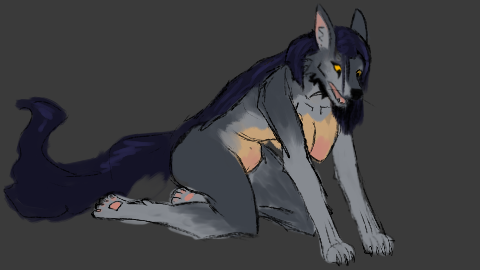
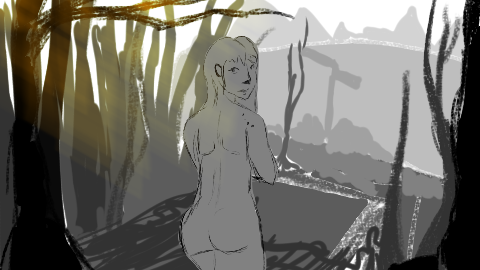
Comparing the layer stacks of the two 480x270 images. Changes:
added group "final" with 12 layers above "END" over [0, 0, 480, 270]
added layer "light" (addition) in group "final" over [0, 0, 256, 192]
added layer "foreground" in group "final" over [0, 0, 480, 270]
added layer "nearforeground" in group "final" over [64, 0, 480, 270]
added layer "hestia_lines" in group "final" over [128, 0, 320, 270]
added layer "hestia_color" in group "final" over [128, 0, 320, 270]
added layer "path" in group "final" over [0, 0, 480, 270]
added layer "Paint Layer 53" in group "final" over [128, 0, 480, 256]
added layer "Paint Layer 55" in group "final" over [0, 0, 256, 270]
added layer "Paint Layer 56" in group "final" over [0, 0, 128, 192]
added layer "Paint Layer 51" in group "final" over [0, 0, 480, 270]
hid group "END" (6 layers) over [0, 0, 480, 270]
painted on "Paint Layer 6" over [0, 0, 448, 270]
painted on "Paint Layer 36" over [0, 0, 480, 270]
showed "Plano de fundo", painted on it over [0, 0, 480, 270]
